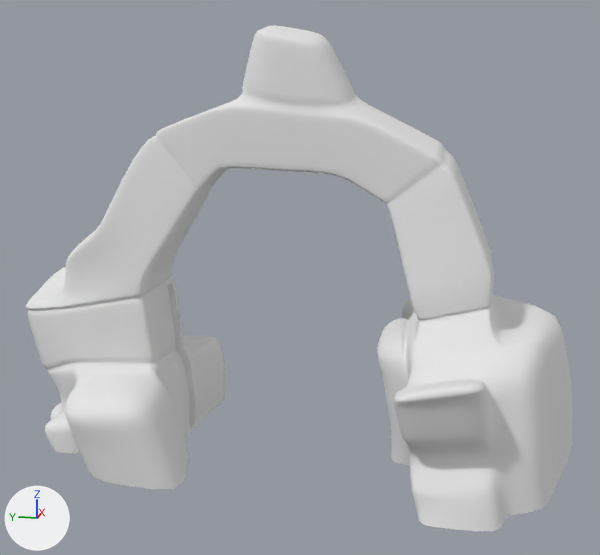
A saved change to the OBJ model Mess About/Assets/3D Models Prefabs/arches/FINAL_Stone_Arch.obj.
The view is the same before and after, from a 50 mm camera at (-138.0, -34.9, 76.4) aimed at (17.2, -3.9, 37.6). Lighting does not change. The marker at lower left points along +X, +Y and +Z. Where no turn or scale is listed for an object, it has been applied to the vertices.

Names of what the first picture shows: 'FINAL_Stone_Arch'.
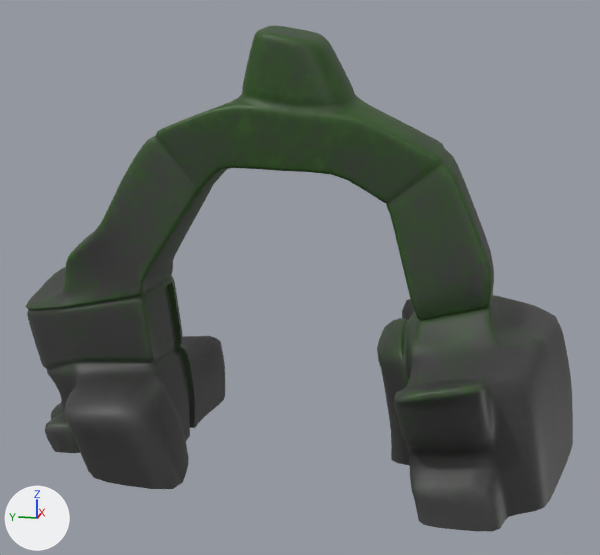
The edits, one by one:
Picture 'FINAL_Stone_Arch_Stone_Arch_BaseColor.png' (img_final_stone_arch_stone_arch_basecolor_png) is new.
In material 'Stone_Arch' (mat_stone_arch), base_color is no longer (0.8, 0.8, 0.8), white #e7e7e7.
In material 'Stone_Arch' (mat_stone_arch), texture is now set to img_final_stone_arch_stone_arch_basecolor_png.
In material 'Stone_Arch' (mat_stone_arch), roughness goes from 1.0 to 0.526.

Location of each change, [x1, y1, x2, y2] in pixels of the pictures (600 x 555 px):
'FINAL_Stone_Arch', surface changed: [26, 25, 573, 531] in both
